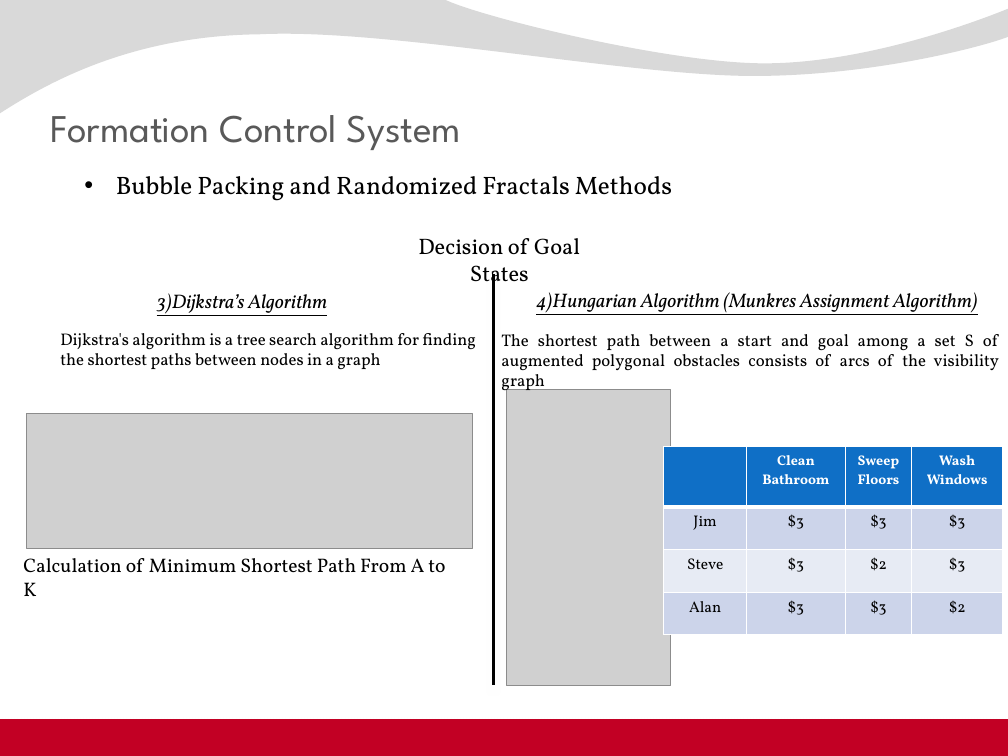
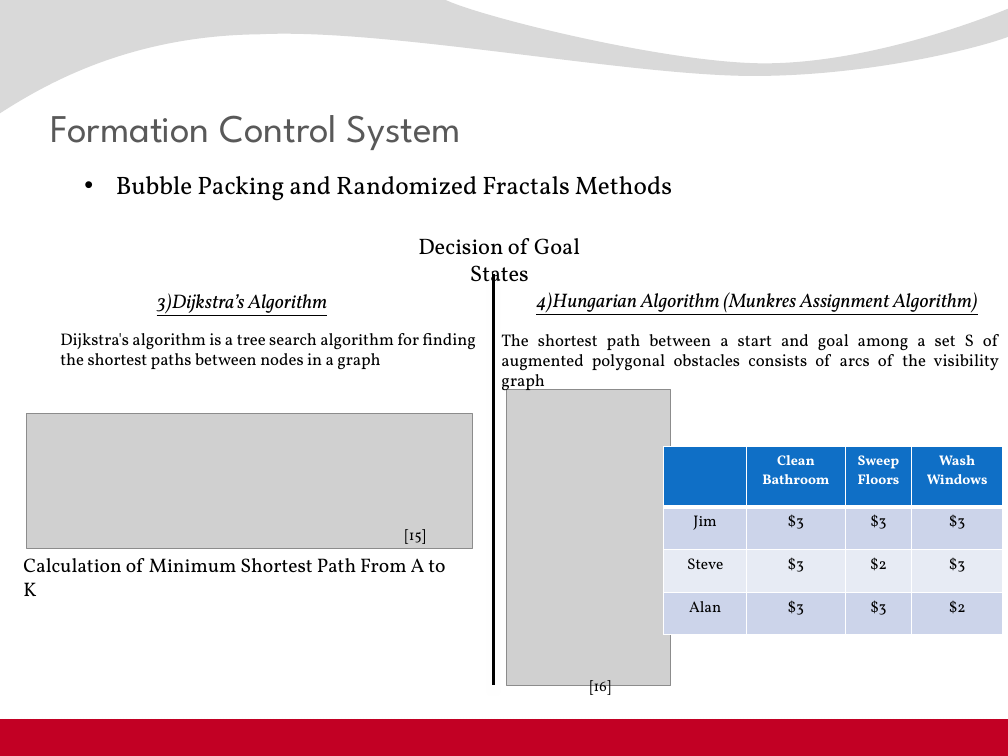
Before and after one commit to kadir4172/formation_control, a slide deck: slide 22 of juri_sunum.pptx. Drawn at 1008x756 pixels with LibreOffice and Linux fonts; fonts in the diff are those of the drawing; grey boxes stand for pictures; background and template pictures are left out. Boxes give left, top, right and bottom in pixels: in the first picture for what was removed or moved away, otherwise in the second. Text is boxed around its words. In the diff, an @@ line names an element or a change of style, - is before the commit and + after.

Commit message:
[update] formation control part added to presenta

```diff
--- a/juri_sunum.pptx
+++ b/juri_sunum.pptx
@@ text added at (405, 529, 426, 544), 10.5 pt, text #000000 @@
+[15]
@@ text added at (590, 680, 611, 699), 10.5 pt, text #000000 @@
+[16]
```
Also in this commit, not shown: 7 other slides changed, 1 other file.
